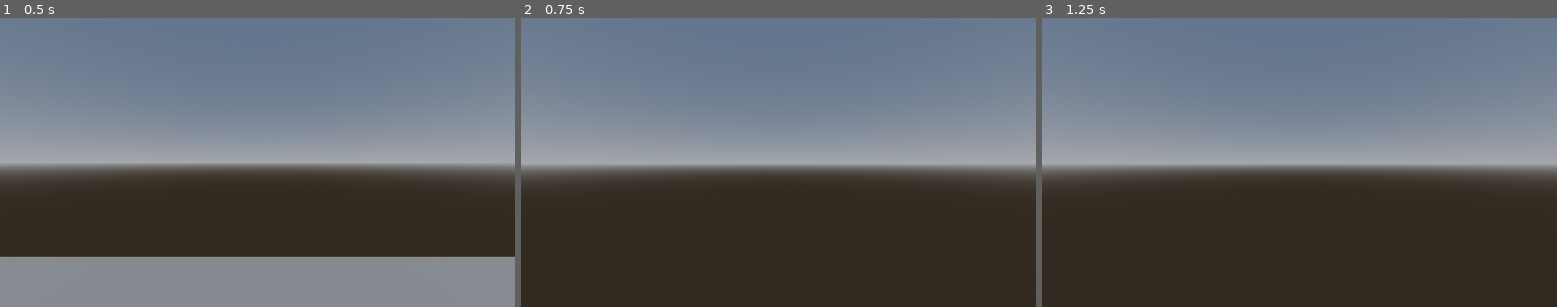
Above: before the commit, frames 1-3 (left to right).
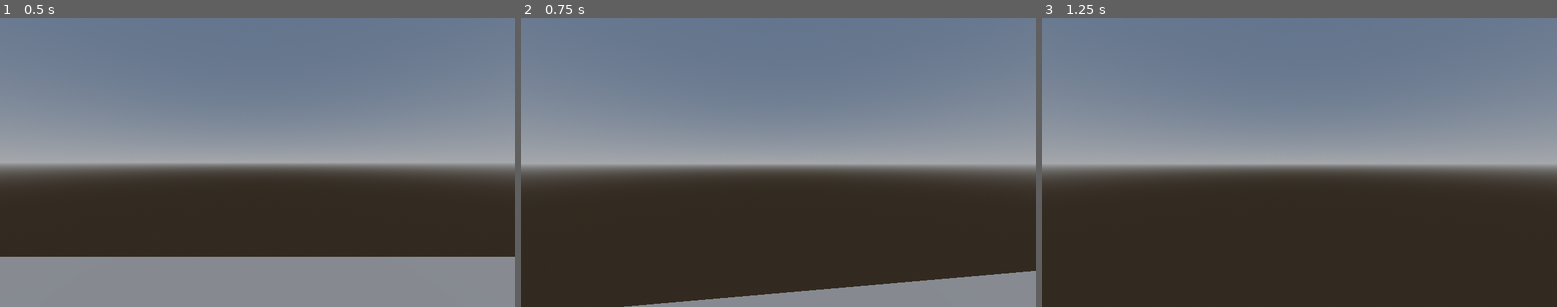
Above: after the commit, the same moments.

Repository: joao-pedro-gms/WatchOutHost
Game: Godot game, scene res://room.tscn
Same seed, same stepped clock (60 frames per second), same inputs: the game is played once before the commit and once after it.
Inputs (mouse positions are in pixels of both pictures, inside the frame that each line leads up to):
- Up to frame 1 (0.5 s): no input
- Up to frame 2 (0.75 s): tap Enter (ui_accept) at 0.5, 0.6 s; move the mouse to (804, 162) at 0.52 s; hold W (forward) from 0.53 s (still down)
- Up to frame 3 (1.25 s): keep holding W (forward); tap Enter (ui_accept) at 0.77, 1.07 s

Frame 1 is identical in both runs. In frame 2, 5.0% of the frame differs, in the area x 20-100%, y 87-100%; in frame 3, nothing differs.

Commit message:
Adicionado: colisões nas janelas laterais a fim de criar uma função para olhar pela janela

Diff:
--- a/Scripts/playerMovement.gd
+++ b/Scripts/playerMovement.gd
@@ -19,8 +19,9 @@
 		velocity += get_gravity() * delta
 
 # Handle jump.
-	if Input.is_action_just_pressed("ui_accept") and is_on_floor():
-		velocity.y = JUMP_VELOCITY
+	# Não acho que será necessário pulo na gameplay
+	#if Input.is_action_just_pressed("ui_accept") and is_on_floor():
+		#velocity.y = JUMP_VELOCITY
 
 # Get the input direction and handle the movement/deceleration.
 # As good practice, you should replace UI actions with custom gameplay actions.
--- a/room.tscn
+++ b/room.tscn
@@ -25,6 +25,11 @@
 [sub_resource type="Environment" id="Environment_4o3f6"]
 background_mode = 2
 sky = SubResource("Sky_bisa2")
+
+[sub_resource type="PhysicsMaterial" id="PhysicsMaterial_bisa2"]
+
+[sub_resource type="BoxShape3D" id="BoxShape3D_4o3f6"]
+size = Vector3(0.46920776, 0.4897461, 1)
 
 [node name="Map" type="Node3D"]
 
@@ -59,3 +64,15 @@
 
 [node name="Room" parent="." instance=ExtResource("2_bisa2")]
 transform = Transform3D(1, 0, 0, 0, 1, 0, 0, 0, 1, 0.9296634, 1.75, -0.9804945)
+
+[node name="StaticBody3D" type="StaticBody3D" parent="Room"]
+transform = Transform3D(1, 0, 0, 0, 1, 0, 0, 0, 1, -0.9296634, -1.75, 0.9804945)
+physics_material_override = SubResource("PhysicsMaterial_bisa2")
+
+[node name="01WindowsCollision" type="CollisionShape3D" parent="Room/StaticBody3D"]
+transform = Transform3D(1, 0, 0, 0, 1, 0, 0, 0, 1, -1.2436508, 0.3263647, -1.6927283)
+shape = SubResource("BoxShape3D_4o3f6")
+
+[node name="02WindowsCollision" type="CollisionShape3D" parent="Room/StaticBody3D"]
+transform = Transform3D(1, 0, 0, 0, 1, 0, 0, 0, 1, 3.0747566, 0.3263647, -1.6624188)
+shape = SubResource("BoxShape3D_4o3f6")
Not shown: 1 places in room.tscn that only renumber resources
